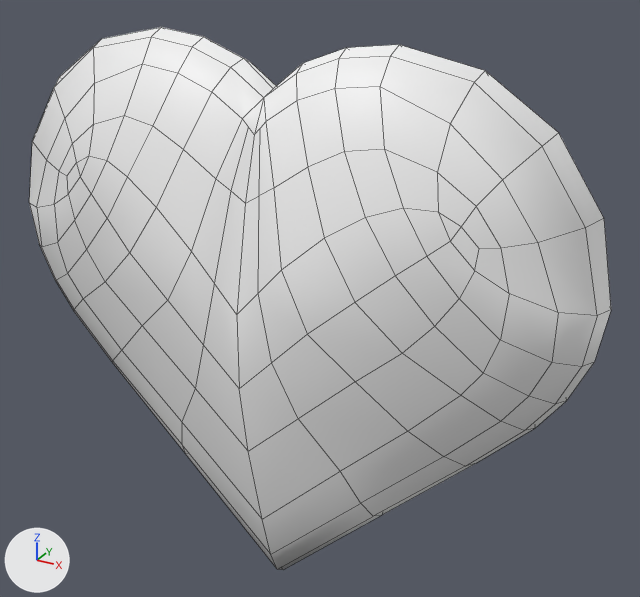
The FBX model TheHeart/Assets/Mod/heart_OBJ.fbx: old version first, new version second.
Rendered twice from a camera (50 mm lens) standing at (0.01133, -0.01827, 0.01056) and looking at (0.00078, 0.00091, 0.00097). The axes (+X, +Y, +Z) are drawn at lower left. The lights are the same throughout. Mesh edges are drawn as thin lines. Where no turn or scale is listed for an object, it has been applied to the vertices.

In view in the first picture: 'heart_GEO'.
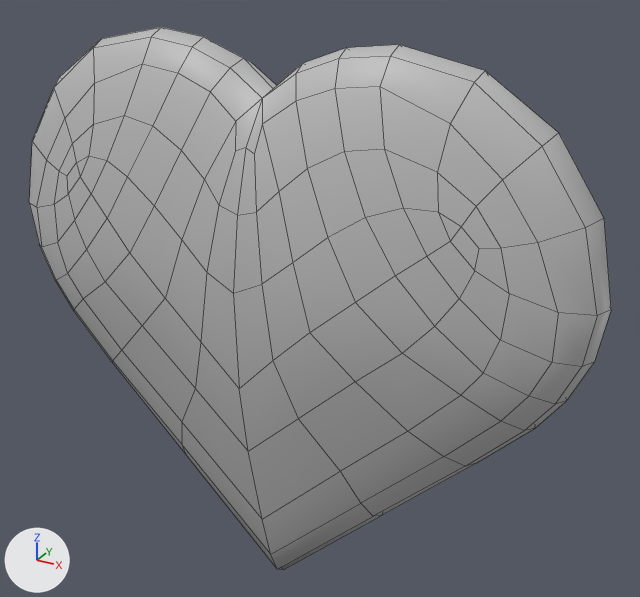
Commit message: [The Heart] Heart looks less like a butt and more like a heart

The change, as a diff of the scene's bpy script:
```diff
--- a/TheHeart/Assets/Mod/heart_OBJ.fbx.py
+++ b/TheHeart/Assets/Mod/heart_OBJ.fbx.py
@@ mat_heart_sh @@
 mat_heart_sh = principled_material('heart_SH')
-mat_heart_sh.base_color = (0.916, 0.916, 0.916)  # white #f5f5f5
+mat_heart_sh.base_color = (0.5, 0.5, 0.5)  # grey #bcbcbc
@@ me_mesh @@
 me_mesh.from_pydata(...)  # 284 vertices, 284 faces; spans x -0.0084..0.0084, y -0.002..0.002, z -0.0079..0.0079
 # used by ob_heart_geo; location = (0.0, 0.0, 0.0)
+# me_mesh part 1: 42 of 284 vertices moved; they spanned x -0.0024..0.0024, y -0.002..0.002, z 0.0004..0.006 and now span x -0.0024..0.0024, y -0.002..0.002, z 0.0005..0.006; mean shift (0.0, 0.0, 0.0); largest move (0.0002, -0.0009, 0.0059) -> (0.0003, -0.0013, 0.0054)
 me_mesh.materials.append(mat_heart_sh)
```

Boxes (x1, y1, x2, y2) around the edits, measured in the pictures (640 x 597 px; the box of a moved part takes in the faces that stretch with it):
'heart_GEO', recoloured, reshaped (white to grey)
    both: (29, 27, 611, 570)
part 1 of me_mesh, moved or reshaped
    before: (105, 67, 402, 451)
    after: (105, 68, 402, 451)
